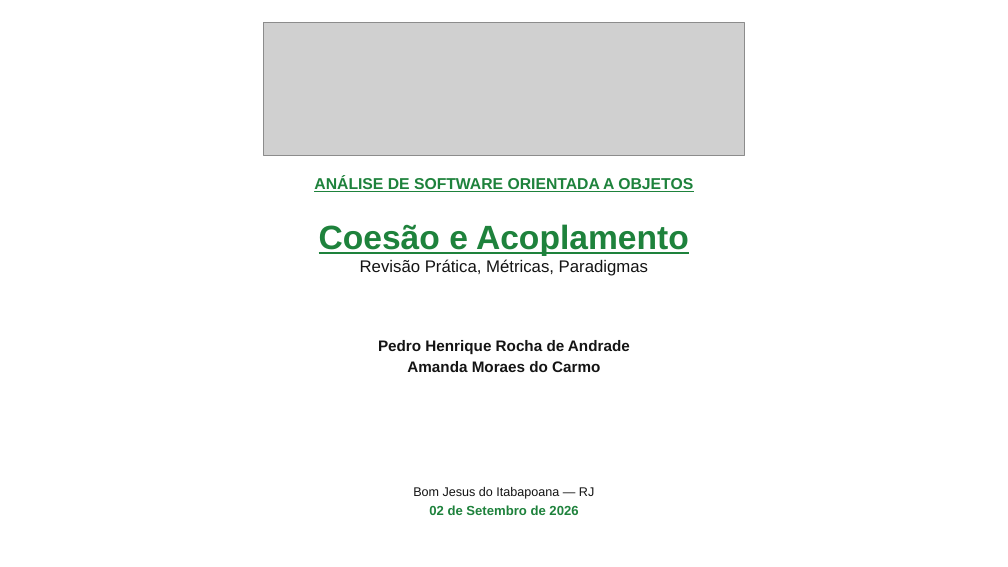
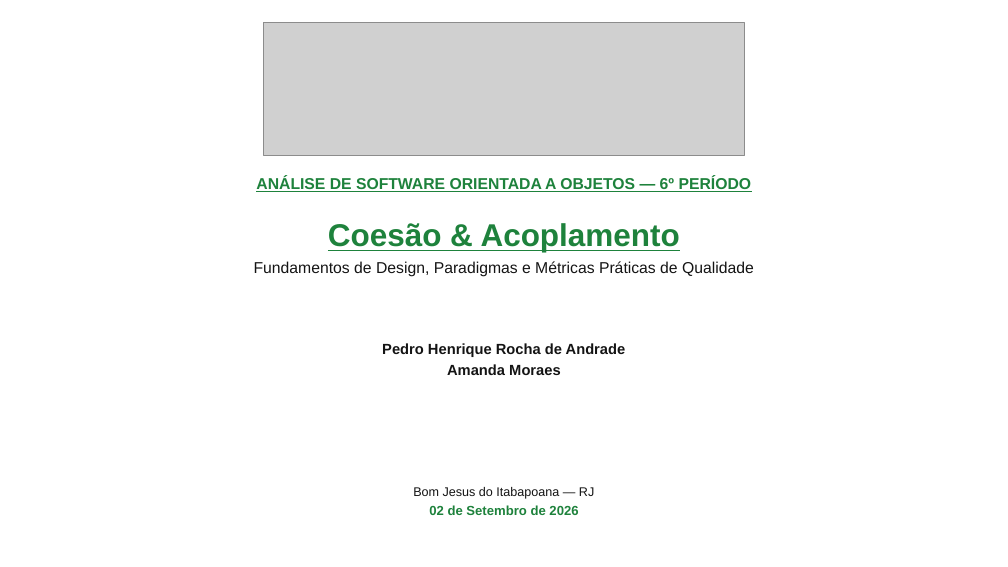
Before and after one commit to pedroiff0/page, a slide deck: slide 1 of content/assets/disciplinas/6-periodo/analise-de-software-orientada-a-objetos/slides_iff_disciplina.pptx. Drawn at 1008x567 pixels with LibreOffice and Linux fonts; fonts in the diff are those of the drawing; grey boxes stand for pictures; background and template pictures are left out. Boxes give left, top, right and bottom in pixels: in the first picture for what was removed or moved away, otherwise in the second. Text is boxed around its words. In the diff, an @@ line names an element or a change of style, - is before the commit and + after.

```diff
--- a/content/assets/disciplinas/6-periodo/analise-de-software-orientada-a-objetos/slides_iff_disciplina.pptx
+++ b/content/assets/disciplinas/6-periodo/analise-de-software-orientada-a-objetos/slides_iff_disciplina.pptx
@@ text at (256,176,752,192): text changed @@
-ANÁLISE DE SOFTWARE ORIENTADA A OBJETOS
+ANÁLISE DE SOFTWARE ORIENTADA A OBJETOS — 6º PERÍODO
@@ text at (254,223,754,277): text changed; size 16 to 15 pt @@
-Coesão e Acoplamento
-Revisão Prática, Métricas, Paradigmas
+Coesão & Acoplamento
+Fundamentos de Design, Paradigmas e Métricas Práticas de Qualidade
@@ text at (382,343,626,357): size 14.5 to 14 pt in "Pedro Henrique Rocha de Andrade" @@
@@ text at (447,364,561,375): text changed; size 14.5 to 14 pt @@
-Amanda Moraes do Carmo
+Amanda Moraes
```
Also in this commit, not shown: 2 other slides changed, 9 slides added, 10 slides removed, 15 other files.
